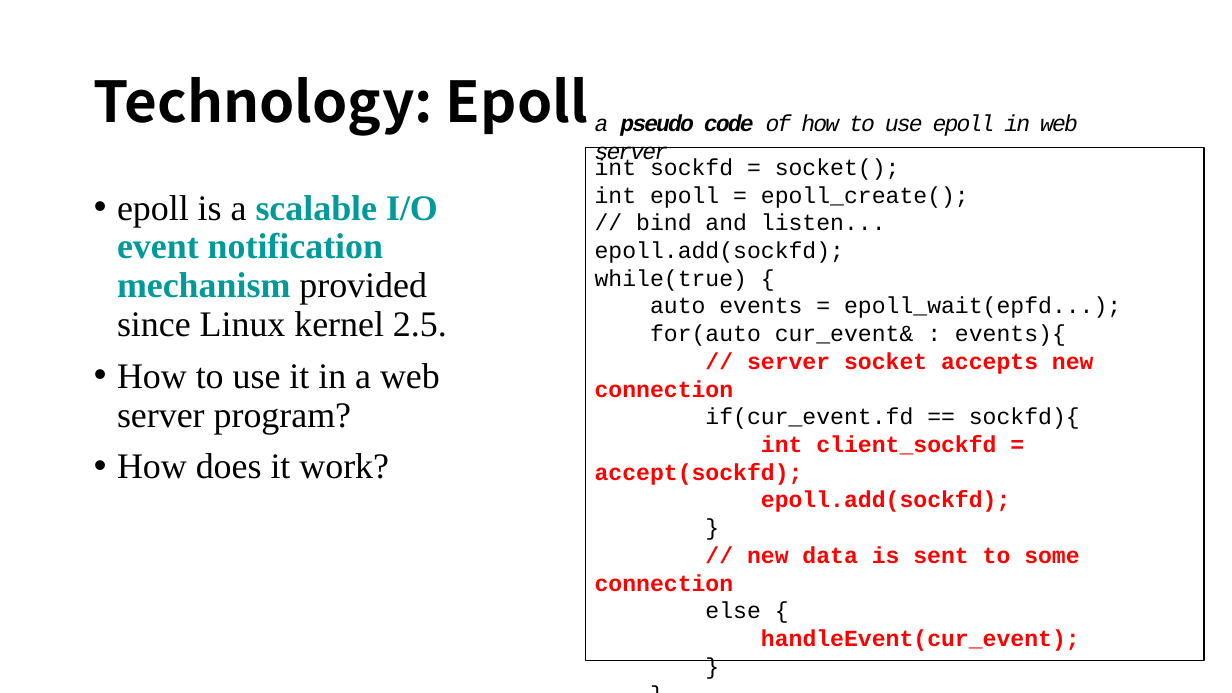
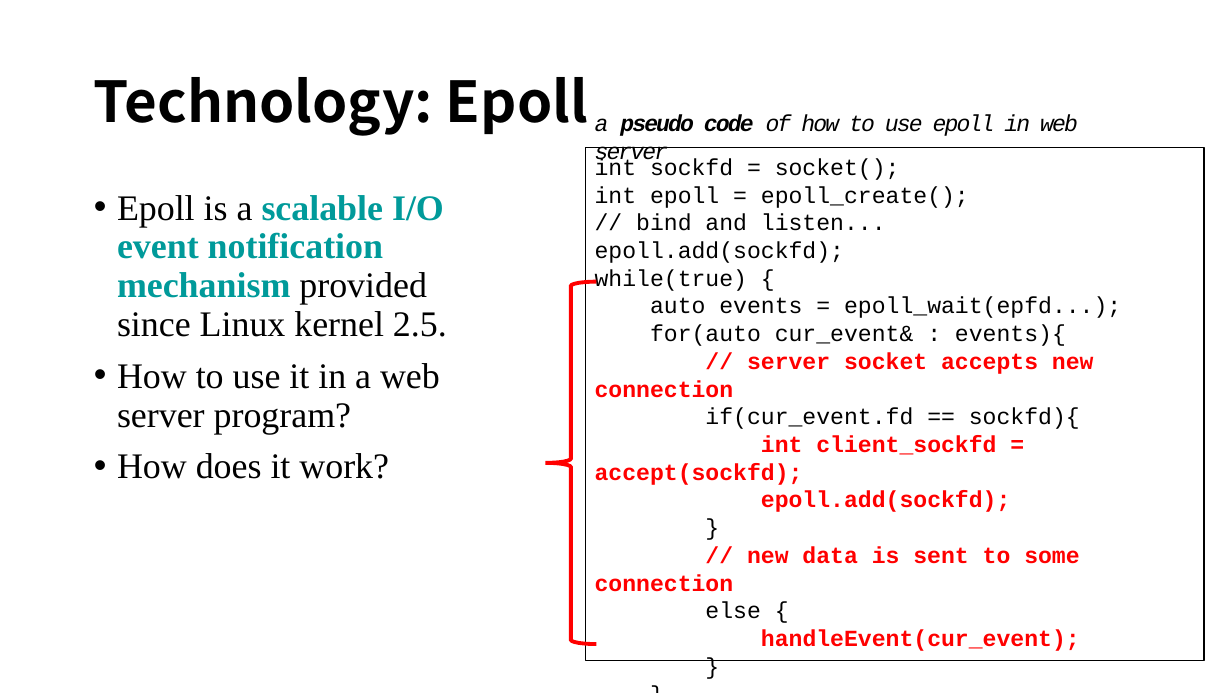
Before and after one commit to WU-SUNFLOWER/LuckyServer, a slide deck: slide 4 of docs/LuckyServer.pptx. Drawn at 1232x693 pixels with LibreOffice and Linux fonts; fonts in the diff are those of the drawing. Boxes give left, top, right and bottom in pixels: in the first picture for what was removed or moved away, otherwise in the second. Text is boxed around its words. In the diff, an @@ line names an element or a change of style, - is before the commit and + after.

```diff
--- a/docs/LuckyServer.pptx
+++ b/docs/LuckyServer.pptx
@@ text at [117,195,447,337]: text changed @@
-• epoll is a scalable I/O event notification mechanism provided since Linux kernel 2.5.
+• Epoll is a scalable I/O event notification mechanism provided since Linux kernel 2.5.
@@ left brace added at [545,282,596,644], outline #FF0000 3 pt @@
```
Also in this commit, not shown: 1 other slide changed, 6 slides added.
